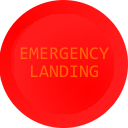
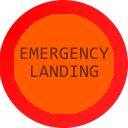
Revision of a layered 128x128 image; what changed, layer by layer:
"EMERGENCY ...": blend lighten → normal, painted on it over <box>20,47,109,78</box>
removed layer "Layer copy #1" (was 50%) over <box>11,20,91,100</box>
painted on "Layer copy" over <box>14,14,114,114</box>
